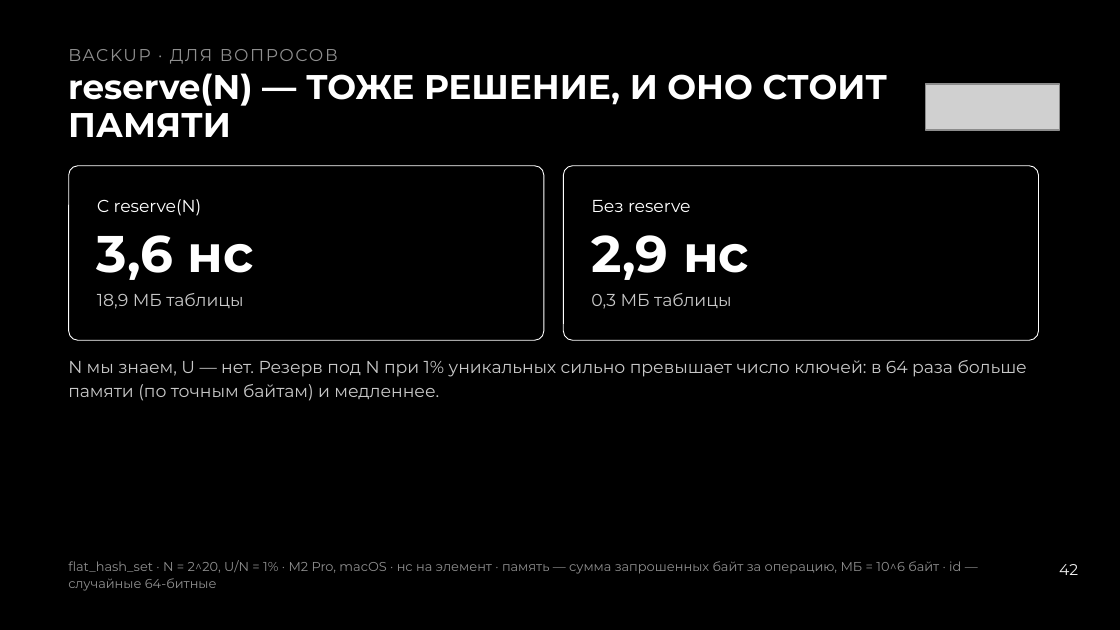
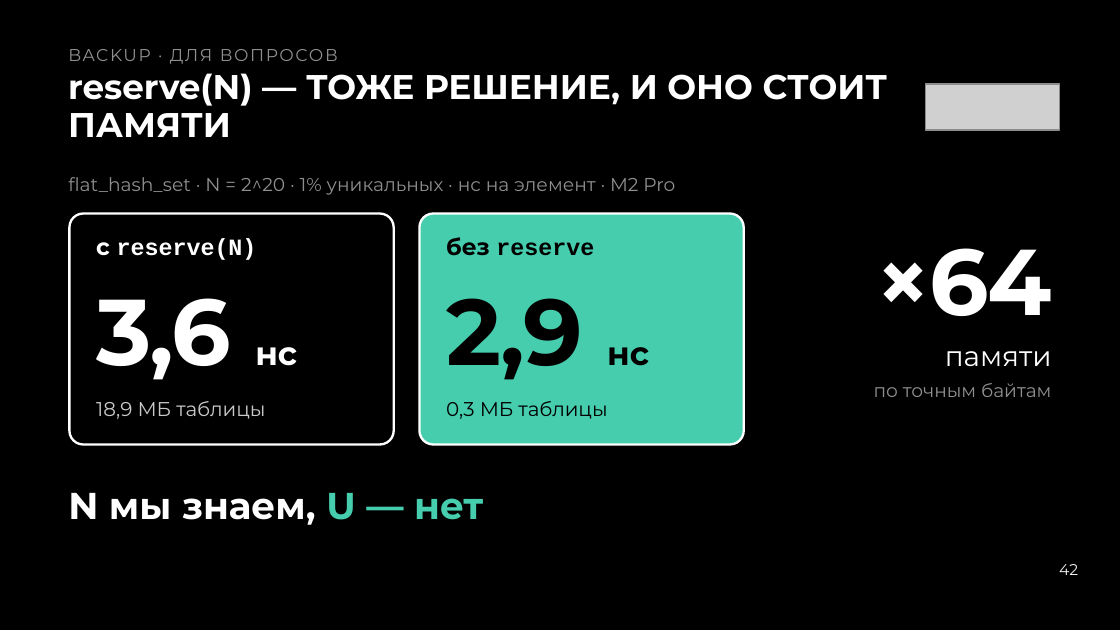
Before and after one commit to Neoron95/conference-hardfest-algorithms, a slide deck: slide 42 of prep/deck/hardfest2026_deck.pptx. Drawn at 1120x630 pixels with LibreOffice and Linux fonts; fonts in the diff are those of the drawing; grey boxes stand for pictures. Boxes give left, top, right and bottom in pixels: in the first picture for what was removed or moved away, otherwise in the second. Text is boxed around its words. In the diff, an @@ line names an element or a change of style, - is before the commit and + after.

```diff
--- a/prep/deck/hardfest2026_deck.pptx
+++ b/prep/deck/hardfest2026_deck.pptx
@@ rounded rectangle removed at [68, 166, 543, 340] @@
@@ text added at [68, 177, 675, 195], 12 pt, text #8F8F8F @@
+flat_hash_set · N = 2^20 · 1% уникальных · нс на элемент · M2 Pro
@@ rounded rectangle removed at [563, 166, 1038, 340] @@
@@ rounded rectangle added at [69, 214, 394, 445], fill #000000, outline #FFFFFF 1.5 pt @@
@@ text at [96, 239, 257, 260]: text changed; size 11 to 15 pt; font Montserrat to Courier New; bold on @@
-С reserve(N)
+с reserve(N)
@@ rounded rectangle added at [419, 214, 744, 445], fill #46CDAE, outline #FFFFFF 1.5 pt @@
@@ text at [446, 237, 594, 256]: text changed; size 11 to 15 pt; font Montserrat to Courier New; text colour #FFFFFF to #000000; bold on @@
-Без reserve
+без reserve
@@ text added at [876, 248, 1052, 316], 60 pt, text #FFFFFF, bold @@
+×64
@@ text "3,6 нс": place and size @@
-text "3,6 нс" at [97, 235, 254, 280]
+text "3,6 нс" at [96, 298, 297, 380]
@@ text "3,6 нс" at [96, 298, 297, 380]: size 33.1 to 60 pt, letter spacing 0 to -1.1 pt in "3,6"; size 33.1 to 21 pt in "нс"; line spacing 33.1pt to 60pt @@
@@ text "2,9 нс": place and size @@
-text "2,9 нс" at [591, 235, 749, 280]
+text "2,9 нс" at [446, 298, 649, 380]
@@ text "2,9 нс" at [446, 298, 649, 380]: size 33.1 to 60 pt, letter spacing 0 to -1.1 pt in "2,9"; size 33.1 to 21 pt in "нс"; text colour #FFFFFF to #000000; line spacing 33.1pt to 60pt @@
@@ text added at [945, 351, 1052, 366], 18 pt, text #FFFFFF @@
+памяти
@@ text removed at [68, 360, 1027, 401] @@
-N мы знаем, U — нет. Резерв под N при 1% уникальных сильно превышает число ключей: в 64 раза больше памяти (по точным байтам) и медленнее.
@@ text added at [874, 383, 1051, 397], 12 pt, text #8F8F8F @@
+по точным байтам
@@ text "18,9 МБ таблицы": place and size @@
-text "18,9 МБ таблицы" at [97, 293, 243, 309]
+text "18,9 МБ таблицы" at [96, 401, 265, 419]
@@ text "18,9 МБ таблицы" at [96, 401, 265, 419]: size 11 to 12.8 pt; line spacing 15.5pt to 16.6pt @@
@@ text "0,3 МБ таблицы": place and size @@
-text "0,3 МБ таблицы" at [591, 293, 731, 309]
+text "0,3 МБ таблицы" at [446, 401, 607, 419]
@@ text "0,3 МБ таблицы" at [446, 401, 607, 419]: size 11 to 12.8 pt, text colour #C8C8C8 to #000000; line spacing 15.5pt to 16.6pt @@
@@ text added at [68, 493, 483, 525], 24 pt, text #FFFFFF, bold @@
+N мы знаем, U — нет
@@ text removed at [68, 560, 961, 591] @@
-flat_hash_set · N = 2^20, U/N = 1% · M2 Pro, macOS · нс на элемент · память — сумма запрошенных байт за операцию, МБ = 10^6 байт · id — случайные 64-битные
```
Also in this commit, not shown: 45 other slides changed, 1 slide added, 1 slide removed, 3 other files.
